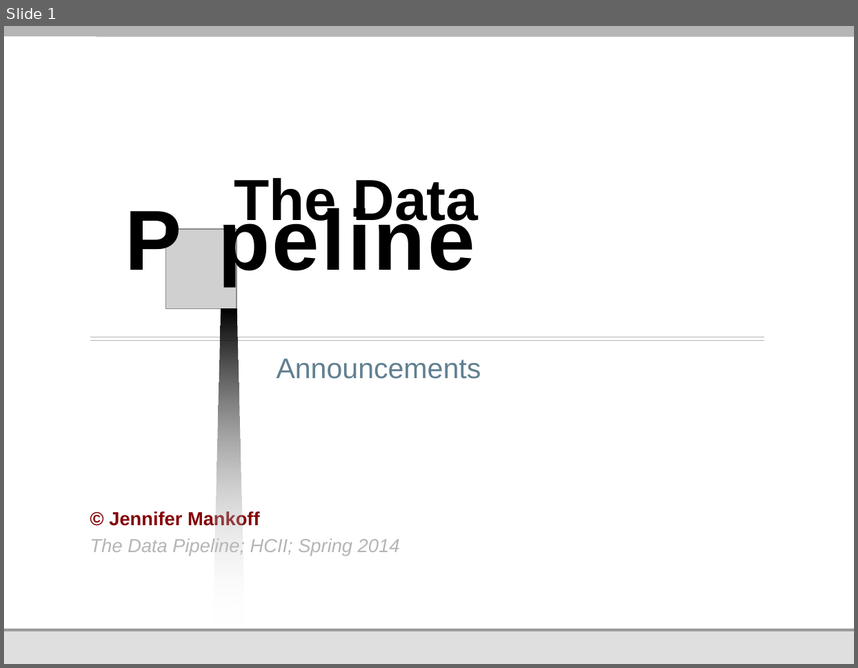
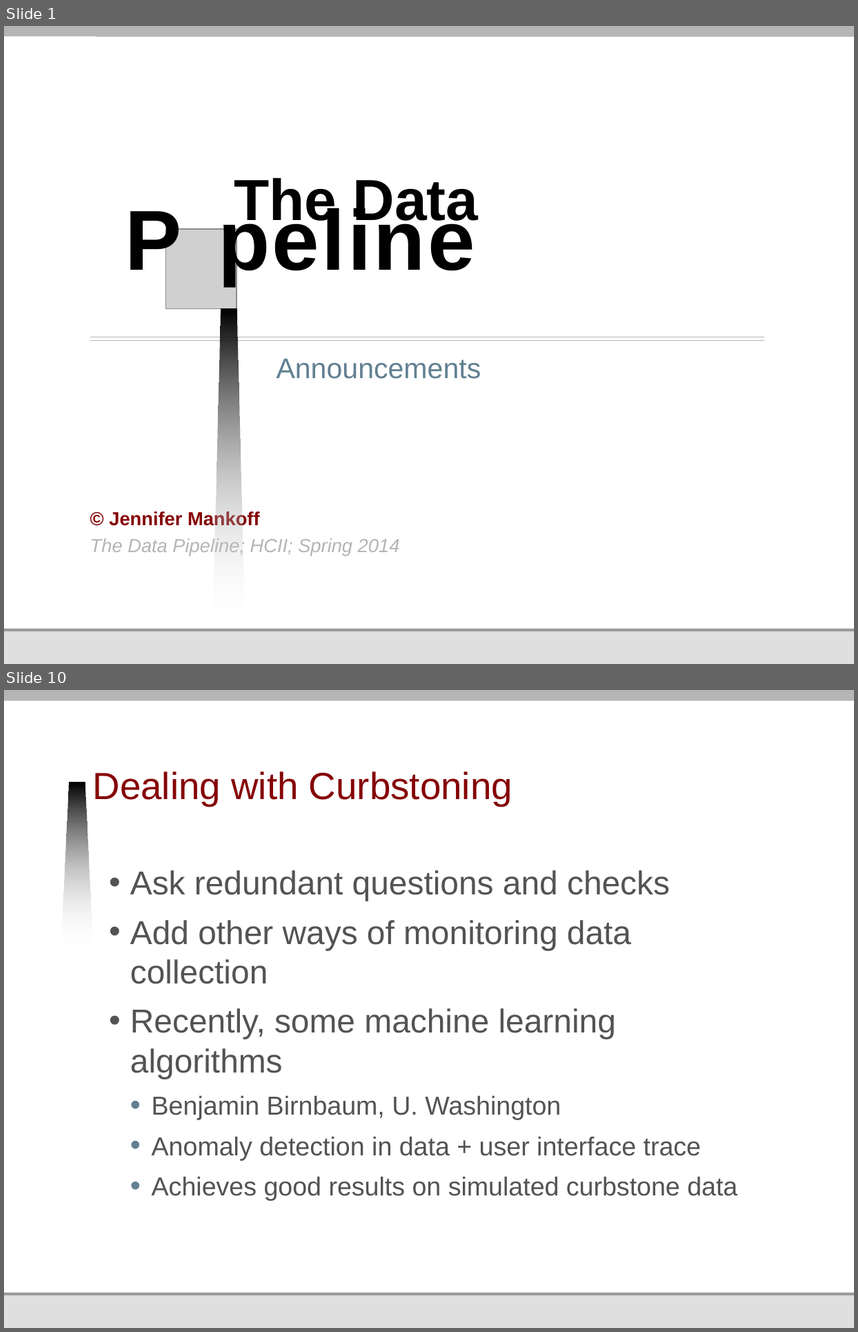
Before and after one commit to jmankoff/data, a slide deck: Lectures/8 Announcements.pptx. Shown one above the other, each under a label of ours: slide 1 before the commit, slides 1 and 10 after it; the slides between them are not shown. The pictures are 858x668 and 858x1332 pixels, drawn with LibreOffice and Linux fonts; fonts in the diff are those of the drawing; grey boxes stand for pictures; background and template pictures are left out. Boxes give left, top, right and bottom in pixels: in the first picture for what was removed or moved away, otherwise in the second. Text is boxed around its words. In the diff, an @@ line names an element or a change of style, - is before the commit and + after.

```diff
--- a/Lectures/8 Announcements.pptx
+++ b/Lectures/8 Announcements.pptx
@@ slide 10 added at (4,690,854,1328), background #FFFFFF; not listed: 5 template elements that a slide beside it also shows @@
@@ title added at (93,771,513,805), 32 pt, text #850205 @@
+Dealing with Curbstoning
@@ freeform shape added at (61,782,93,949), fill gradient #000000 to #FFFFFF @@
@@ text added at (130,870,737,1201), 22 pt, text #535353 @@
+• Ask redundant questions and checks
+• Add other ways of monitoring data collection
+• Recently, some machine learning algorithms
+  • Benjamin Birnbaum, U. Washington
+  • Anomaly detection in data + user interface trace
+  • Achieves good results on simulated curbstone data
```
Also in this commit, not shown: 1 slide changed, 14 other slides added, 8 other files.
